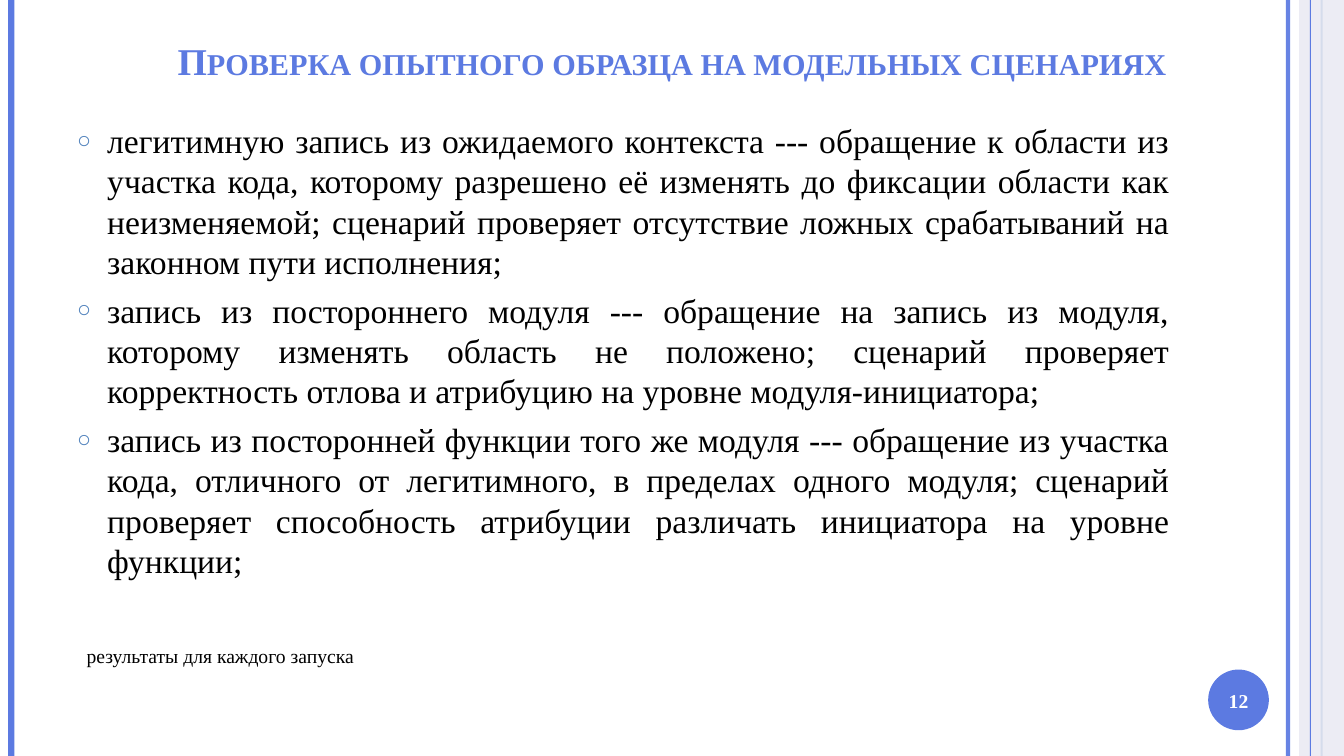
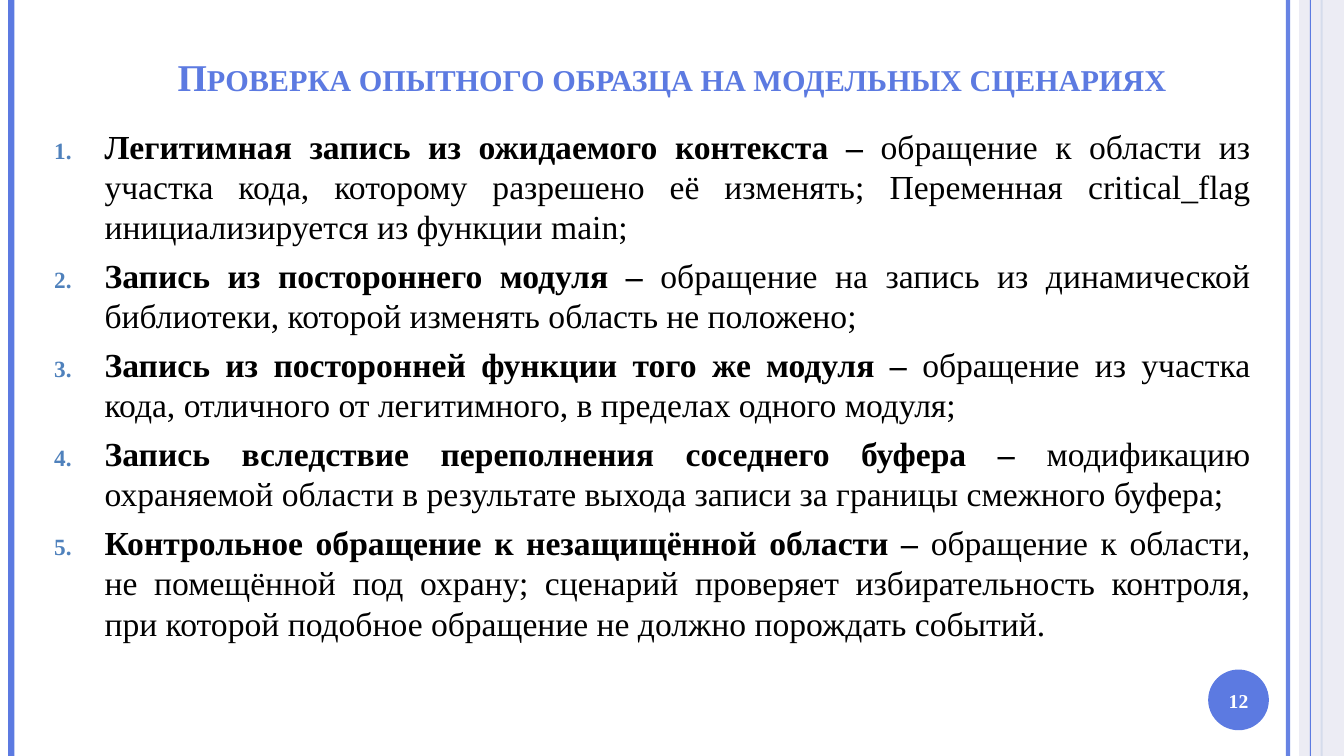
Before and after one commit to HotHeadd/nir_mephi, a slide deck: slide 12 of part2/Презентация.pptx. Drawn at 1344x756 pixels with LibreOffice and Linux fonts; fonts in the diff are those of the drawing; background and template pictures are left out. Boxes give left, top, right and bottom in pixels: in the first picture for what was removed or moved away, otherwise in the second. Text is boxed around its words. In the diff, an @@ line names an element or a change of style, - is before the commit and + after.

```diff
--- a/part2/Презентация.pptx
+++ b/part2/Презентация.pptx
@@ title "Проверка опытного образца на модельных ...": place and size @@
-title "Проверка опытного образца на модельных ..." at bbox=[359, 55, 1166, 81]
+title "Проверка опытного образца на модельных ..." at bbox=[359, 71, 1166, 96]
@@ text at bbox=[105, 135, 1251, 642]: text changed @@
-○ легитимную запись из ожидаемого контекста --- обращение к области из участка кода, которому разрешено её изменять до фиксации области как неизменяемой; сценарий проверяет отсутствие ложных срабатываний на законном пути исполнения;
-○ запись из постороннего модуля --- обращение на запись из модуля, которому изменять область не положено; сценарий проверяет корректность отлова и атрибуцию на уровне модуля-инициатора;
-○ запись из посторонней функции того же модуля --- обращение из участка кода, отличного от легитимного, в пределах одного модуля; сценарий проверяет способность атрибуции различать инициатора на уровне функции;
+1. Легитимная запись из ожидаемого контекста – обращение к области из участка кода, которому разрешено её изменять; Переменная critical_flag инициализируется из функции main;
+2. Запись из постороннего модуля – обращение на запись из динамической библиотеки, которой изменять область не положено;
+3. Запись из посторонней функции того же модуля – обращение из участка кода, отличного от легитимного, в пределах одного модуля;
+4. Запись вследствие переполнения соседнего буфера – модификацию охраняемой области в результате выхода записи за границы смежного буфера;
+5. Контрольное обращение к незащищённой области – обращение к области, не помещённой под охрану; сценарий проверяет избирательность контроля, при которой подобное обращение не должно порождать событий.
@@ text removed at bbox=[87, 653, 354, 668] @@
-результаты для каждого запуска
```
Also in this commit, not shown: 8 other slides changed, 4 slides added, 2 slides removed, 17 other files.
